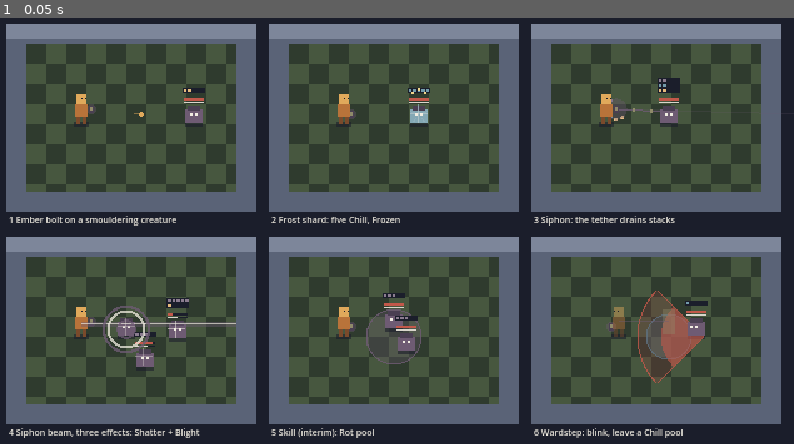
Above: before the commit, frame 1.
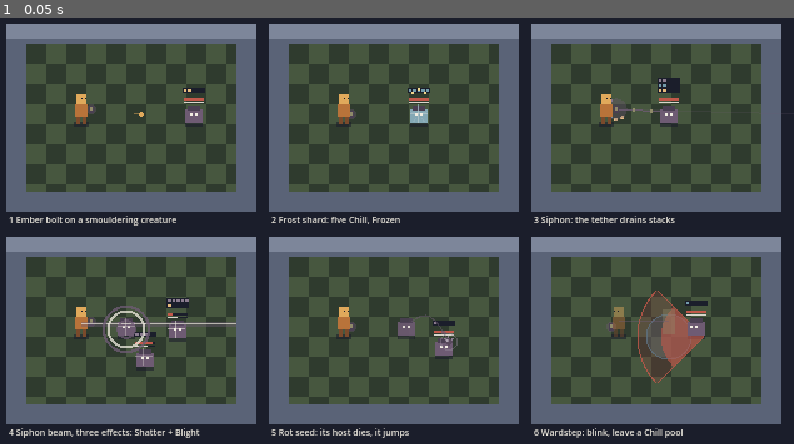
Above: after the commit, the same moment.

Repository: DarioRomano/Moelomol
Game: Godot game, scene res://scenes/showcase/magic_poses.tscn
Two runs of this game, one before a commit and one after it. Both use one fixed random seed, a clock stepped at 60 frames per second and the inputs below. This scene is started directly instead of the project's main scene.
Inputs:
- Up to frame 1 (0.05 s): no input

The runs differ from the first frame. In frame 1, 0.7% of the frame differs, in the area x 35-58%, y 64-99%.

Commit message:
Magic: Rot seed on the skill (Q31 A), replacing the interim Rot pool
Co-Authored-By: Claude Opus 5.5 <noreply@anthropic.com>
Claude-Session: https://claude.ai/code/session_01Rf6x5d4AucXKRgWcVrgSSk

Diff:
--- a/scenes/showcase/magic_poses.gd
+++ b/scenes/showcase/magic_poses.gd
@@ -1,6 +1,6 @@
 extends PoseSheet
 ## Magic review poses (PoseSheet): spells, effect stacks, Frozen, the
-## Siphon's tether and beam, the Rot pool (skill, interim) and Wardstep.
+## Siphon's tether and beam, the Rot seed jumping, and Wardstep.
 
 const MAGIC: int = 1
 
@@ -11,7 +11,7 @@
 		_pose("Frost shard: five Chill, Frozen", _frozen, MAGIC),
 		_pose("Siphon: the tether drains stacks", _siphon_draining, MAGIC),
 		_pose("Siphon beam, three effects: Shatter + Blight", _beam_all, MAGIC),
-		_pose("Skill (interim): Rot pool", _pool, MAGIC),
+		_pose("Rot seed: its host dies, it jumps", _seed_jump, MAGIC),
 		_pose("Wardstep: blink, leave a Chill pool", _wardstep, MAGIC),
 	]
 
@@ -40,11 +40,17 @@
 	_step_until(sim, effects, func() -> bool: return _effect_age(effects, "frozen") >= 4)
 
 
-func _pool(sim: CombatSim, effects: Array[Dictionary]) -> void:
-	_creature(sim, Vector2(100, 74))
-	_creature(sim, Vector2(110, 92))
+## The seed has grown on the first creature; the creature dies and the seed
+## arcs to the one beside it.
+func _seed_jump(sim: CombatSim, effects: Array[Dictionary]) -> void:
+	var host: Fighter = _creature(sim, Vector2(110, 80))
+	_creature(sim, Vector2(140, 96))
 	sim.step(CombatInput.press(&"skill"))
-	_step_until(sim, effects, func() -> bool: return sim.zones[0].age >= 70)
+	var magic: Magic = sim.player.weapon() as Magic
+	_step_until(sim, effects, func() -> bool: return magic.seed_host == host)
+	_step_until(sim, effects, func() -> bool: return host.effects.count(StatusEffects.ROT) >= 3)
+	sim._defeat(host)
+	_step_until(sim, effects, func() -> bool: return _effect_age(effects, "seed_jump") >= 6)
 
 
 ## Holding heavy on a creature carrying all three effects, part-way through:
--- a/src/combat/combat_drawer.gd
+++ b/src/combat/combat_drawer.gd
@@ -13,7 +13,7 @@
 ## How long each effect plays, in ticks.
 const EFFECT_TICKS: Dictionary = {"impact": 12, "hit": 6, "shockwave": 18, "armour_break": 16,
 	"release": 14, "shatter": 16, "blight_bloom": 18, "brittle": 14, "frozen": 14, "spread": 12,
-	"wardstep": 12, "beam": 12, "perfect_brace": 16, "brace_absorb": 10}
+	"wardstep": 12, "beam": 12, "seed_jump": 14, "seed_latch": 10, "perfect_brace": 16, "brace_absorb": 10}
 ## Effect colours (docs/design/combat.md, "The three effects").
 const EFFECT_COLOURS: Dictionary = {
 	StatusEffects.SMOULDER: Color("#e0a95b"),
@@ -62,6 +62,10 @@
 			_draw_player(canvas, f, _at(f, alpha))
 		else:
 			_draw_creature(canvas, f, _at(f, alpha))
+	for weapon: Weapon in sim.player.weapons:
+		var magic: Magic = weapon as Magic
+		if magic != null and magic.seed_host != null:
+			_draw_seed_growth(canvas, magic, _at(magic.seed_host, alpha))
 	for arrow: Projectile in sim.projectiles:
 		_draw_arrow(canvas, arrow, arrow.previous_position.lerp(arrow.position, clampf(alpha, 0.0, 1.0)))
 	if sim.lock_target != null:
@@ -339,6 +343,21 @@
 			bead += 1
 
 
+## The Rot seed on its host: a growth on the creature's shoulder with
+## tendrils that lengthen as the seed ages; it fades in its last second.
+static func _draw_seed_growth(canvas: CanvasItem, magic: Magic, at: Vector2) -> void:
+	var colour: Color = EFFECT_COLOURS[StatusEffects.ROT]
+	var total: int = CombatTuning.ticks(Magic.SEED_DURATION_MS)
+	var grown: float = clampf(1.0 - float(magic.seed_ticks_left) / total, 0.0, 1.0)
+	var fade: float = minf(1.0, magic.seed_ticks_left / float(CombatTuning.TICK_RATE))
+	var root: Vector2 = at + Vector2(4, -12)
+	for i: int in range(3):
+		var direction: Vector2 = Vector2.from_angle(-PI / 2 + (i - 1) * 0.9)
+		canvas.draw_line(root, root + direction * (3.0 + grown * 5.0), Color(colour.lightened(0.2), fade), 1.0)
+	canvas.draw_circle(root, 2.5 + grown, Color(colour.darkened(0.2), fade))
+	canvas.draw_circle(root + Vector2(-0.8, -0.8), 1.0, Color(colour.lightened(0.45), fade))
+
+
 ## Up to five pips per effect above a creature, one row per effect present.
 static func _draw_effect_pips(canvas: CanvasItem, f: Fighter, at: Vector2) -> void:
 	var row: int = 0
@@ -368,6 +387,14 @@
 static func _draw_arrow(canvas: CanvasItem, arrow: Projectile, at: Vector2) -> void:
 	var direction: Vector2 = arrow.velocity.normalized()
 	var tip: Vector2 = at + Vector2(0, -8)  # flies at chest height
+	if arrow.move == Magic.ROT_SEED.arrow:
+		# The Rot seed: a dark husk with a violet glow, tumbling slowly.
+		var colour: Color = EFFECT_COLOURS[StatusEffects.ROT]
+		canvas.draw_line(tip - direction * 5, tip, Color(colour, 0.4), 1.0)
+		canvas.draw_circle(tip, 3.0, Color(colour, 0.35))
+		canvas.draw_circle(tip, 1.8, (colour as Color).darkened(0.3))
+		canvas.draw_rect(Rect2(tip + direction.rotated(arrow.range_left * 0.2) * 1.5 - Vector2(0.5, 0.5), Vector2(1, 1)), colour.lightened(0.4))
+		return
 	if arrow.move.effect != &"":
 		# A spell: an ember (round) or a frost shard (a diamond), with a trail.
 		var colour: Color = EFFECT_COLOURS[arrow.move.effect]
@@ -388,8 +415,8 @@
 
 
 static func _draw_zone(canvas: CanvasItem, zone: Zone) -> void:
-	if zone.kind in [&"rot_pool", &"chill_pool"]:
-		var colour: Color = EFFECT_COLOURS[StatusEffects.ROT if zone.kind == &"rot_pool" else StatusEffects.CHILL]
+	if zone.kind == &"chill_pool":
+		var colour: Color = EFFECT_COLOURS[StatusEffects.CHILL]
 		var left: float = 1.0 - float(zone.age) / (zone.period * zone.waves)
 		canvas.draw_circle(zone.position, zone.radius, Color(colour, 0.15 + 0.15 * left))
 		canvas.draw_arc(zone.position, zone.radius, 0, TAU, 32, Color(colour, 0.8), 1.0)
@@ -559,6 +586,21 @@
 		"brace_absorb":
 			var t: float = age / float(EFFECT_TICKS["brace_absorb"])
 			canvas.draw_arc(at + Vector2(0, -10), 14.0, 0, TAU, 20, Color(Palette.STONE[2], 1.0 - t), 2.0)
+		"seed_jump":
+			# An arc from the old host to the new one, the seed riding it.
+			var t: float = age / float(EFFECT_TICKS["seed_jump"])
+			var from: Vector2 = effect.get("from", at) + Vector2(4, -12)
+			var to: Vector2 = at + Vector2(4, -12)
+			var points: PackedVector2Array = []
+			for i: int in range(9):
+				var k: float = i / 8.0
+				points.append(from.lerp(to, k) + Vector2(0, -12.0 * sin(PI * k)))
+			canvas.draw_polyline(points, Color(EFFECT_COLOURS[StatusEffects.ROT], 0.8 * (1.0 - t)), 1.0)
+			var u: float = minf(1.0, t * 2.0)
+			canvas.draw_circle(from.lerp(to, u) + Vector2(0, -12.0 * sin(PI * u)), 2.0, Color(EFFECT_COLOURS[StatusEffects.ROT], 1.0 - t))
+		"seed_latch":
+			var t: float = age / float(EFFECT_TICKS["seed_latch"])
+			canvas.draw_arc(at + Vector2(4, -12), 3.0 + t * 6.0, 0, TAU, 16, Color(EFFECT_COLOURS[StatusEffects.ROT].lightened(0.3), 1.0 - t), 1.0)
 		"beam":
 			var t: float = age / float(EFFECT_TICKS["beam"])
 			var from: Vector2 = effect.get("from", at) + Vector2(0, -10)
--- a/src/combat/magic.gd
+++ b/src/combat/magic.gd
@@ -7,7 +7,9 @@
 ## tether to the creature in front that drains its stacks into the lantern
 ## while the button is held, then a beam on release that turns what was
 ## drained into one burst (rules in _fire_beam and StatusEffects.release_damage).
-## Skill: Rot pool, an interim until the lead picks its rework (Q31). Spells
+## Skill: Rot seed (lead, 2026-10-11, Q31 A): a slow seed that latches onto
+## the first creature it hits and grows Rot on it; when its host dies or the
+## Siphon drains it, the seed jumps to the nearest creature. Spells
 ## cost Focus, which refills faster after a few seconds without being hit.
 ## Casting slows the player but never roots, and a hit during a cast's windup
 ## or while holding heavy interrupts it (and loses whatever was drained).
@@ -22,7 +24,7 @@
 const EMBER_FOCUS: float = 5.0
 const FROST_FOCUS: float = 12.0
 const SIPHON_FOCUS: float = 10.0
-const POOL_FOCUS: float = 20.0
+const SEED_FOCUS: float = 15.0
 
 const CAST_MOVE_SPEED: float = 48.0  # layout px/s while casting (60%)
 
@@ -41,10 +43,10 @@
 const BEAM_FREEZE_CHILL: int = 3  # this much Chill drained freezes the first creature
 const BEAM_ROT_STACKS: int = 2  # drained Rot gives this to the others on the line
 
-const POOL_DISTANCE: float = 40.0  # from the player, the way they face
-const POOL_RADIUS: float = 22.0
-const POOL_PERIOD_MS: int = 500  # one Rot stack per creature inside, this often
-const POOL_WAVES: int = 8  # 4 s
+const SEED_SPEED: float = 160.0
+const SEED_DURATION_MS: int = 4000  # on its hosts, all jumps together
+const SEED_GROW_MS: int = 600  # one more Rot on the host, this often
+const SEED_JUMP_RADIUS: float = 48.0  # gap to the next host
 
 const WARDSTEP_DISTANCE: float = 40.0
 const WARDSTEP_MS: int = 200  # invulnerable throughout
@@ -65,11 +67,11 @@
 	_bolt(&"ember", 3.0, 4.0, StatusEffects.SMOULDER, 1, EMBER_SPEED))
 static var FROST_SHARD: CombatMove = _spell(&"frost_shard", "Frost shard", Vector3i(100, 17, 200),
 	_bolt(&"frost", 4.0, 6.0, StatusEffects.CHILL, 2, FROST_SPEED))
-static var ROT_POOL: CombatMove = _spell(&"rot_pool", "Rot pool", Vector3i(0, 17, 300), null)
+static var ROT_SEED: CombatMove = _spell(&"rot_seed_cast", "Rot seed", Vector3i(150, 17, 250),
+	_bolt(&"rot_seed", 0.0, 0.0, &"", 0, SEED_SPEED))
 ## The beam's recovery; the beam itself hits at once (_fire_beam).
 static var SIPHON_BEAM: CombatMove = _spell(&"siphon_beam", "Siphon beam", Vector3i(0, 17, 250), null)
 static var SHATTER: CombatMove = CombatMove.make(&"shatter", "Shatter", Vector3i.ZERO, 20.0, 30.0, 16.0, 0.0, 0.0, 0.0)
-static var POOL_PAYLOAD: CombatMove = _pool_payload(&"rot_pool_tick", StatusEffects.ROT)
 static var CHILL_PAYLOAD: CombatMove = _pool_payload(&"chill_pool_tick", StatusEffects.CHILL)
 
 var focus: float = FOCUS_MAX
@@ -80,6 +82,11 @@
 var siphon_target: Fighter = null
 var drained: Dictionary = {}
 var siphon_ticks: int = 0
+## The Rot seed: the creature it grows on (null when there is none), the time
+## it has left and the wait before it adds the next Rot.
+var seed_host: Fighter = null
+var seed_ticks_left: int = 0
+var seed_grow_wait: int = 0
 var _since_hit: int = 0  # ticks since the player was last hit
 
 
@@ -104,14 +111,7 @@
 			p.enter(Fighter.State.CHARGE)
 			return true
 		&"skill":
-			# Interim (Q31): the old Rot pool until its rework is decided.
-			if not _cast(sim, ROT_POOL, POOL_FOCUS):
-				return false
-			var at: Vector2 = sim.resolve_position(p.position + p.facing * POOL_DISTANCE, 0.0)
-			sim.zones.append(Zone.make(&"rot_pool", p, POOL_PAYLOAD, at, POOL_RADIUS, 0,
-				CombatTuning.ticks(POOL_PERIOD_MS), POOL_WAVES))
-			sim.events.append({"type": "pool", "kind": &"rot", "position": at, "radius": POOL_RADIUS})
-			return true
+			return _cast(sim, ROT_SEED, SEED_FOCUS)
 	return false
 
 
@@ -219,6 +219,8 @@
 	if not taken.is_empty():
 		sim.events.append({"type": "siphon_drain", "fighter": siphon_target, "taken": taken,
 			"position": siphon_target.position})
+		if siphon_target == seed_host:
+			_jump_seed(sim)  # draining the host shakes the seed loose
 
 
 ## The beam: a line from the player the way they face. The first creature on
@@ -273,6 +275,53 @@
 			sim.apply_effect(c, StatusEffects.ROT, BEAM_ROT_STACKS)
 
 
+## The seed takes hold of `host`: 1 Rot at once, then 1 more every
+## SEED_GROW_MS while its time lasts.
+func _latch(sim: CombatSim, host: Fighter) -> void:
+	seed_host = host
+	seed_grow_wait = CombatTuning.ticks(SEED_GROW_MS)
+	sim.events.append({"type": "seed_latch", "fighter": host, "position": host.position})
+	sim.apply_effect(host, StatusEffects.ROT, 1)
+
+
+func _tick_seed(sim: CombatSim) -> void:
+	if seed_host == null:
+		return
+	if not seed_host.is_alive():
+		_jump_seed(sim)
+		if seed_host == null:
+			return
+	seed_ticks_left -= 1
+	if seed_ticks_left <= 0:
+		sim.events.append({"type": "seed_withered", "position": seed_host.position})
+		seed_host = null
+		return
+	seed_grow_wait -= 1
+	if seed_grow_wait <= 0:
+		seed_grow_wait = CombatTuning.ticks(SEED_GROW_MS)
+		sim.apply_effect(seed_host, StatusEffects.ROT, 1)
+
+
+## The seed leaves its host for the nearest other creature within
+## SEED_JUMP_RADIUS, keeping the time it has left; with none, it is lost.
+func _jump_seed(sim: CombatSim) -> void:
+	var from: Fighter = seed_host
+	var next: Fighter = null
+	for c: Fighter in sim.creatures:
+		if c == from or not c.is_alive():
+			continue
+		if c.position.distance_to(from.position) - c.radius - from.radius > SEED_JUMP_RADIUS:
+			continue
+		if next == null or c.position.distance_to(from.position) < next.position.distance_to(from.position):
+			next = c
+	if next == null:
+		sim.events.append({"type": "seed_lost", "position": from.position})
+		seed_host = null
+		return
+	sim.events.append({"type": "seed_jump", "from": from.position, "fighter": next, "position": next.position})
+	_latch(sim, next)
+
+
 func _end_siphon() -> void:
 	siphoning = false
 	siphon_target = null
@@ -285,7 +334,16 @@
 	_end_siphon()  # an interrupted Siphon loses what it drained
 
 
-func tick(_sim: CombatSim) -> void:
+func on_projectile_stopped(sim: CombatSim, projectile: Projectile) -> void:
+	if projectile.move != ROT_SEED.arrow or projectile.owner != sim.player:
+		return
+	if not projectile.hit.is_empty() and projectile.hit[0].is_alive():
+		seed_ticks_left = CombatTuning.ticks(SEED_DURATION_MS)  # a new seed replaces the old one
+		_latch(sim, projectile.hit[0])
+
+
+func tick(sim: CombatSim) -> void:
+	_tick_seed(sim)
 	if _since_hit < CombatTuning.ticks(FOCUS_FAST_AFTER_MS):
 		_since_hit += 1
 	focus = minf(FOCUS_MAX, focus + CombatTuning.per_tick(focus_regen_per_s()))
@@ -297,7 +355,8 @@
 
 
 func status_text(_p: Fighter) -> String:
-	return "focus %d%s" % [floori(focus), "  (refilling fast)" if focus < FOCUS_MAX and focus_regen_per_s() == FOCUS_FAST_REGEN_PER_S else ""]
+	var seed_text: String = "   seed %.1f s" % (seed_ticks_left / float(CombatTuning.TICK_RATE)) if seed_host != null else ""
+	return "focus %d%s%s" % [floori(focus), "  (refilling fast)" if focus < FOCUS_MAX and focus_regen_per_s() == FOCUS_FAST_REGEN_PER_S else "", seed_text]
 
 
 func _cast(sim: CombatSim, spell: CombatMove, cost: float) -> bool:
--- a/src/core/haptics.gd
+++ b/src/core/haptics.gd
@@ -128,7 +128,7 @@
 					return &"bow_hit"
 				&"volley_rain":
 					return &""  # many small hits at once: rumble would only blur
-				&"ember", &"frost":
+				&"ember", &"frost", &"rot_seed":
 					return &"spell_hit"
 				&"siphon_beam", &"release", &"shatter":
 					return &""  # the release event plays the pulse
@@ -164,6 +164,8 @@
 			return &"spell_cast"
 		"siphon_drain":
 			return &"siphon_drain"
+		"seed_jump":
+			return &"spell_hit"  # a small tick as the seed finds a new host
 		"wardstep":
 			return &"wardstep"
 		"frozen":
--- a/tests/unit/test_combat_magic.gd
+++ b/tests/unit/test_combat_magic.gd
@@ -145,18 +145,96 @@
 	assert_eq(sim.creatures[0].effects.count(C), 2, "two Chill stacks")
 
 
-func test_skill_places_a_rot_pool_that_gives_rot_without_hitting() -> void:
-	var sim: CombatSim = _field([Vector2(140, 150), Vector2(220, 150)])
+## Casts a Rot seed and steps until it latches (or stops); returns the events.
+func _seed(sim: CombatSim) -> Array[Dictionary]:
 	sim.step(CombatInput.press(&"skill"))
 	var seen: Array[Dictionary] = sim.events.duplicate()
-	assert_eq(_count(seen, "pool"), 1, "a pool at once")
-	assert_eq(sim.player.move, Magic.ROT_POOL, "the cast's recovery")
-	assert_true(absf(_magic(sim).focus - (Magic.FOCUS_MAX - Magic.POOL_FOCUS)) < 0.5, "Focus spent")
-	assert_true(sim.zones[0].position.distance_to(Vector2(140, 150)) < 1.0, "40 px in front")
-	seen = _run(sim, T.ticks(Magic.POOL_PERIOD_MS) * 3)
-	assert_eq(sim.creatures[0].effects.count(R), 4, "a Rot stack as it lands, then one every half second")
-	assert_eq(sim.creatures[1].effects.count(R), 0, "nothing outside the pool")
-	assert_eq(_count(seen, "hit"), 0, "standing in a pool is not a hit")
+	seen.append_array(_settle(sim))
+	return seen
+
+
+func test_the_rot_seed_latches_onto_the_first_creature_and_grows_rot() -> void:
+	var sim: CombatSim = _field([Vector2(160, 150), Vector2(200, 150)])
+	var c: Fighter = sim.creatures[0]
+	sim.step(CombatInput.press(&"skill"))
+	assert_eq(sim.player.move, Magic.ROT_SEED, "casting the seed")
+	assert_true(absf(_magic(sim).focus - (Magic.FOCUS_MAX - Magic.SEED_FOCUS)) < 0.5, "Focus spent")
+	var seen: Array[Dictionary] = _settle(sim)
+	assert_eq(_count(seen, "seed_latch"), 1, "it latches")
+	assert_eq(_magic(sim).seed_host, c, "onto the first creature hit")
+	var rot: int = c.effects.count(R)
+	assert_eq(rot, 1, "one Rot at once")
+	_run(sim, _magic(sim).seed_grow_wait)
+	assert_eq(c.effects.count(R), 2, "and one more after 0.6 s")
+	assert_eq(sim.creatures[1].effects.count(R), 0, "it does not fly on")
+	assert_eq(c.health, T.CREATURE_HEALTH, "the seed itself does no damage (Rot's first tick is at 1 s)")
+
+
+func test_the_seed_withers_after_four_seconds() -> void:
+	var sim: CombatSim = _field([Vector2(160, 150)])
+	_seed(sim)
+	var magic: Magic = _magic(sim)
+	var left: int = magic.seed_ticks_left
+	assert_true(left > T.ticks(Magic.SEED_DURATION_MS) - 30 and left <= T.ticks(Magic.SEED_DURATION_MS),
+		"four seconds to grow (%d ticks left)" % left)
+	_run(sim, left - 1)
+	assert_eq(magic.seed_host, sim.creatures[0], "still growing")
+	var seen: Array[Dictionary] = _run(sim, 1)
+	assert_eq(_count(seen, "seed_withered"), 1, "then it withers")
+	assert_eq(magic.seed_host, null, "gone")
+
+
+func test_a_new_seed_replaces_the_old_one() -> void:
+	var sim: CombatSim = _field([Vector2(160, 150), Vector2(100, 220)])
+	_seed(sim)
+	_run(sim, 60)
+	sim.player.facing = Vector2.DOWN
+	_seed(sim)
+	var magic: Magic = _magic(sim)
+	assert_eq(magic.seed_host, sim.creatures[1], "the new host")
+	assert_true(magic.seed_ticks_left > T.ticks(Magic.SEED_DURATION_MS) - 30, "with a fresh four seconds")
+
+
+func test_the_seed_jumps_when_its_host_dies_and_keeps_its_time() -> void:
+	var sim: CombatSim = _field([Vector2(160, 150), Vector2(190, 160), Vector2(160, 250)])
+	_seed(sim)
+	var magic: Magic = _magic(sim)
+	_run(sim, 60)
+	var left: int = magic.seed_ticks_left
+	sim._defeat(sim.creatures[0])
+	var seen: Array[Dictionary] = _run(sim, 1)
+	assert_eq(_count(seen, "seed_jump"), 1, "it jumps")
+	assert_eq(magic.seed_host, sim.creatures[1], "to the nearest creature within reach")
+	assert_eq(sim.creatures[1].effects.count(R), 1, "and takes hold there at once")
+	assert_eq(magic.seed_ticks_left, left - 1, "keeping the time it had")
+
+
+func test_the_seed_jumps_when_the_siphon_drains_its_host() -> void:
+	var sim: CombatSim = _field([Vector2(125, 150), Vector2(150, 175)])
+	_seed(sim)
+	var magic: Magic = _magic(sim)
+	assert_eq(magic.seed_host, sim.creatures[0], "seeded")
+	var seen: Array[Dictionary] = _siphon(sim, 0, false)
+	assert_eq(_count(seen, "seed_jump"), 1, "draining the host shakes it loose")
+	assert_eq(magic.seed_host, sim.creatures[1], "onto the neighbour")
+	assert_eq(magic.drained, {R: 1}, "the Siphon still takes the host's Rot")
+
+
+func test_the_seed_is_lost_with_no_creature_near() -> void:
+	var sim: CombatSim = _field([Vector2(160, 150), Vector2(300, 150)])
+	sim.creatures[1].position = Vector2(300, 260)
+	_seed(sim)
+	sim._defeat(sim.creatures[0])
+	var seen: Array[Dictionary] = _run(sim, 1)
+	assert_eq(_count(seen, "seed_lost"), 1, "nothing within 48 px")
+	assert_eq(_magic(sim).seed_host, null, "gone")
+
+
+func test_a_seed_that_hits_nothing_is_gone() -> void:
+	var sim: CombatSim = _field()
+	var seen: Array[Dictionary] = _seed(sim)
+	assert_eq(_count(seen, "seed_latch"), 0, "nothing to latch onto")
+	assert_eq(_magic(sim).seed_host, null, "no seed")
 
 
 func test_casting_slows_but_never_roots() -> void:
@@ -517,4 +595,6 @@
 	assert_eq(Haptics.effect_for_event({"type": "hit", "target": c, "move": &"siphon_beam"}), &"", "no double pulse")
 	assert_eq(Haptics.effect_for_event({"type": "siphon", "fighter": p}), &"spell_cast", "the tether forms")
 	assert_eq(Haptics.effect_for_event({"type": "siphon_drain", "taken": {S: 1}}), &"siphon_drain", "a tug per pull")
+	assert_eq(Haptics.effect_for_event({"type": "hit", "target": c, "move": &"rot_seed"}), &"spell_hit", "the seed lands")
+	assert_eq(Haptics.effect_for_event({"type": "seed_jump"}), &"spell_hit", "the seed jumps")
 	assert_eq(Haptics.effect_for_event({"type": "wardstep"}), &"wardstep", "blink")
